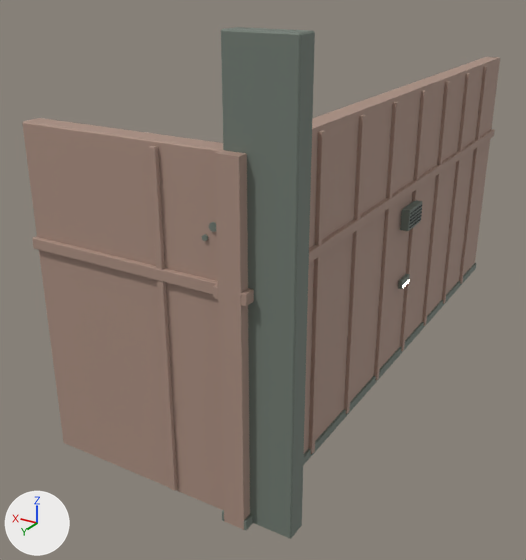
A saved change to the glTF model models/m2/pm1_0.glb.
Rendered twice from a 50 mm camera at (-14.08, 10.67, 70.93) aimed at (-4.04, -6.06, 62.57). Lighting does not change. The marker at lower left points along +X, +Y and +Z. The first picture is the older version. Vertices at exactly the same position are counted once.

The first picture shows 'pm1_0'.
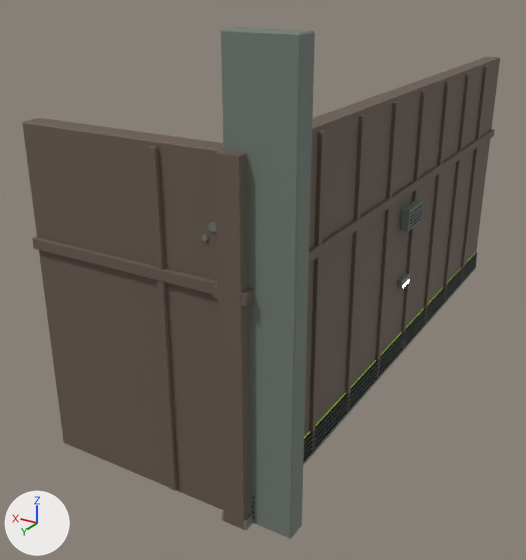
Changed parts and their boxes [x1, y1, x2, y2] in the pictures (526 x 560 px; the box of a moved part takes in the faces that stretch with it):
'pm1_0', recoloured, reshaped (darker): [22, 27, 500, 539] in both
part 1 of me_pm1_0, added (mostly hidden): after [304, 253, 475, 438]
part 2 of me_pm1_0, added: after [252, 266, 476, 519]
part 3 of me_pm1_0, added: after [252, 262, 476, 514]
part 4 of me_pm1_0, added: after [253, 259, 477, 509]
part 5 of me_pm1_0, added: after [252, 256, 477, 504]
part 6 of me_pm1_0, added: after [252, 253, 478, 498]
part 7 of me_pm1_0, moved or reshaped: [209, 223, 216, 232] in both

What the commit changed:
Material 'm2__oldbrick.002' (mat_m2__oldbrick_002) changes colour from beige #aa8f81 to brown #67594f; in linear values from (0.404, 0.274, 0.22) to (0.136, 0.101, 0.0784).
Material 'emit_water.002' (mat_emit_water_002) is new.
Its base color is (0.16, 0.29, 0.02) (green #6f9327).
Its emission color is (0.144, 0.261, 0.018) (green #6a8c24).
Its emission strength is 1.0.
me_pm1_0 is used by ob_pm1_0; location (0.0, 0.0, 0.0).
me_pm1_0 had 752 vertices, 1360 faces and spanned x -8.5..-2.0, y -16.5..0.5, z 60.0..70.0.
me_pm1_0 now has 848 vertices, 1504 faces and spans x -8.5..-2.0, y -16.5..0.5, z 60.0..70.0.
me_pm1_0 part 1: a new loose piece, a box spanning x -7.54..-7.52, y -16.2..0.2, z 60.15..60.75, in mat_emit_water_002 (green #6f9327, glowing green #6a8c24).
me_pm1_0 part 2: a new loose piece, a box spanning x -7.615..-7.545, y -16.25..0.25, z 60.16..60.22, in mat_black_002 (black #191d21).
me_pm1_0 part 3: a new loose piece, a box spanning x -7.615..-7.545, y -16.25..0.25, z 60.29..60.35, in mat_black_002 (black #191d21).
me_pm1_0 part 4: a new loose piece, a box spanning x -7.615..-7.545, y -16.25..0.25, z 60.42..60.48, in mat_black_002 (black #191d21).
me_pm1_0 part 5: a new loose piece, a box spanning x -7.615..-7.545, y -16.25..0.25, z 60.55..60.61, in mat_black_002 (black #191d21).
me_pm1_0 part 6: a new loose piece, a box spanning x -7.615..-7.545, y -16.25..0.25, z 60.68..60.74, in mat_black_002 (black #191d21).
Part 7, on me_pm1_0:
10 faces are deleted.
10 new faces join them, mat_m2__default_002 (grey #707a71).
Other edits to the shape of me_pm1_0 do not show in these pictures.
me_pm1_0 gains material mat_emit_water_002 (green #6f9327, glowing green #6a8c24).
